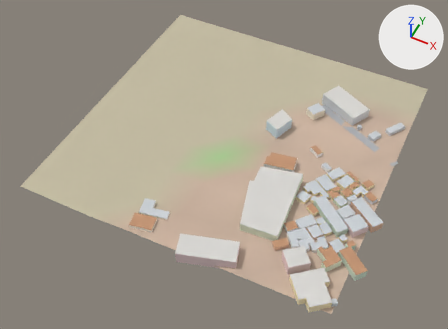
One commit to the glTF model city/lo/t_-2_7.glb: the scene before it, then after it.
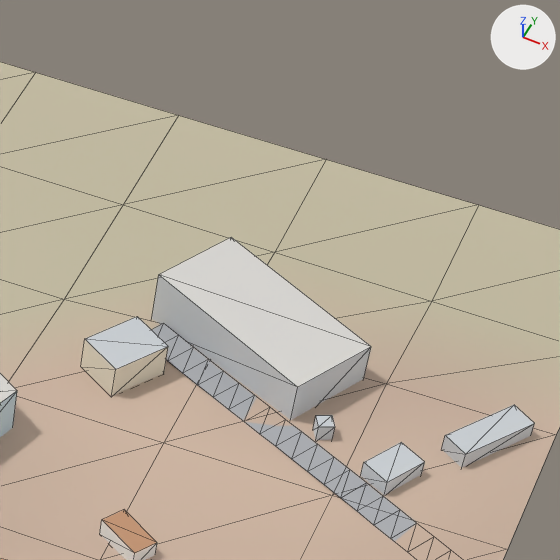
There are two pictures of each version: one whole from a 50 mm lens placed at (-230.0, 1585.0, 373.0), pointed at (-384.0, 1891.0, -11.0), one close up on the part from 64% to 92% of the width and 10% to 48% of the height. The lights are fixed; the arrows at upper right show +X, +Y and +Z. The last two pictures show the newer version. The close-ups show mesh edges as thin lines. Vertices at exactly the same position are counted once.

Script lines for the objects in view, before the commit:
```python
me_lo = bpy.data.meshes.new('Lo')
me_lo.from_pydata(...)  # 621 vertices, 816 faces; spans x -512.0..-245.0, y 1784.0..2048.0, z -1.0..15.0
me_lo.materials.append(mat_lovc)
ob_lo = bpy.data.objects.new('Lo', me_lo)
ob_lo.location = (0.0, 0.0, 0.0)
```
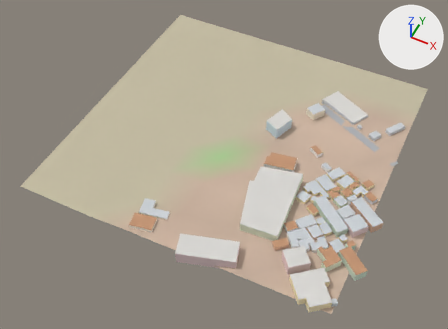
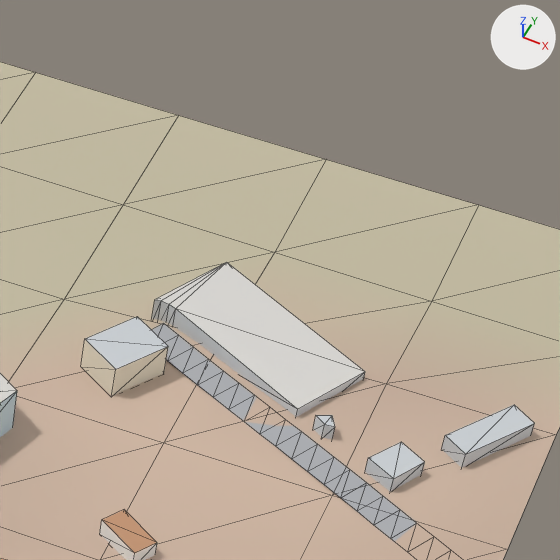
Edits to the bpy script that builds the scene:
```text
Change me_lo:
    used by ob_lo; location = (0.0, 0.0, 0.0)
    remove me_lo.from_pydata(...)  # 621 vertices, 816 faces; spans x -512.0..-245.0, y 1784.0..2048.0, z -1.0..15.0
    add me_lo.from_pydata(...)  # 627 vertices, 825 faces; spans x -512.0..-245.0, y 1784.0..2048.0, z -1.0..15.0
    me_lo part 1
    1 vertex is removed from x -326.0, y 2001.0, z 12.0
    8 faces are deleted
    5 vertices in x -301.0..-280.0, y 1956.0..1967.0, z -1.0..8.0 move by (1.0, 1.0, 0.0)
    5 vertices move from x -334.0..-285.0, y 1959.0..1985.0, z 4.0..12.0 to x -334.0..-285.0, y 1960.0..1985.0, z -1.0..8.0
    7 vertices are added at x -333.0..-300.0, y 1968.0..2001.0, z -1.0..6.0
    17 new faces join them
```

What differs and where, as boxes (x1, y1, x2, y2) in the close-ups (560 x 560 px; the box of a moved part takes in the faces that stretch with it):
part 1 of me_lo, moved or reshaped
    before: (152, 237, 425, 495)
    after: (152, 262, 425, 491)
